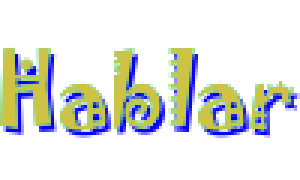
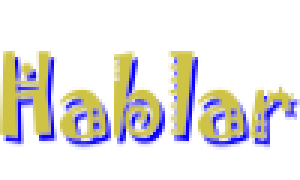
The second 300 x 180 image is a revision of the first. Changes to its layers:
added layer "Visible #1" above "Visible" over <box>0,48,300,150</box>
hid "Hablar hover" over <box>0,45,294,132</box>
hid "Hablar" over <box>0,45,294,132</box>
hid "Hablar #1" over <box>3,51,300,138</box>
